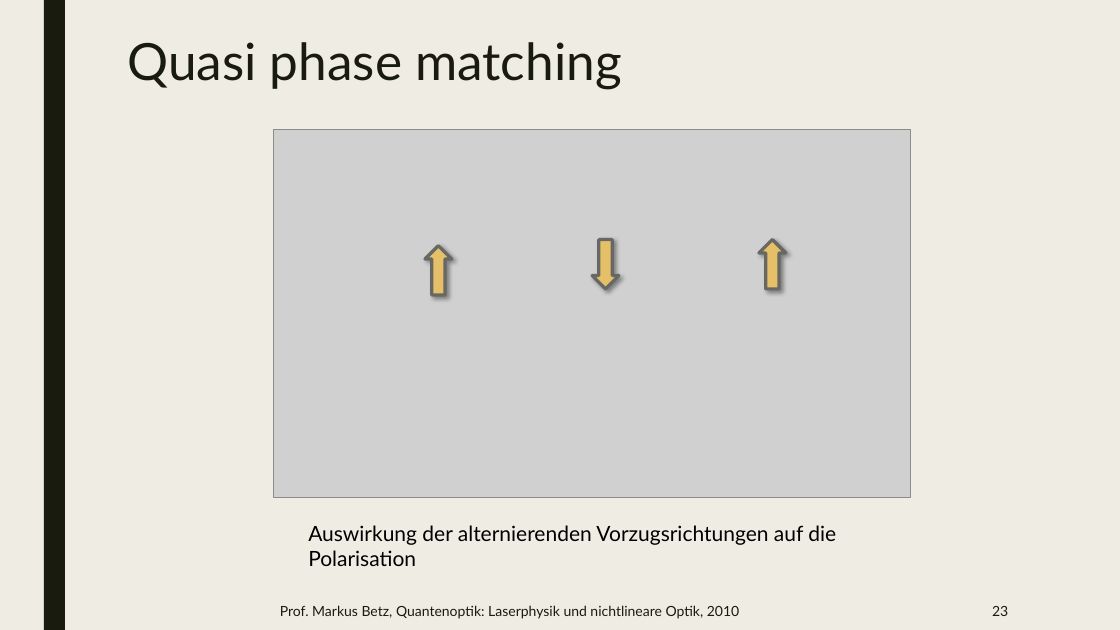
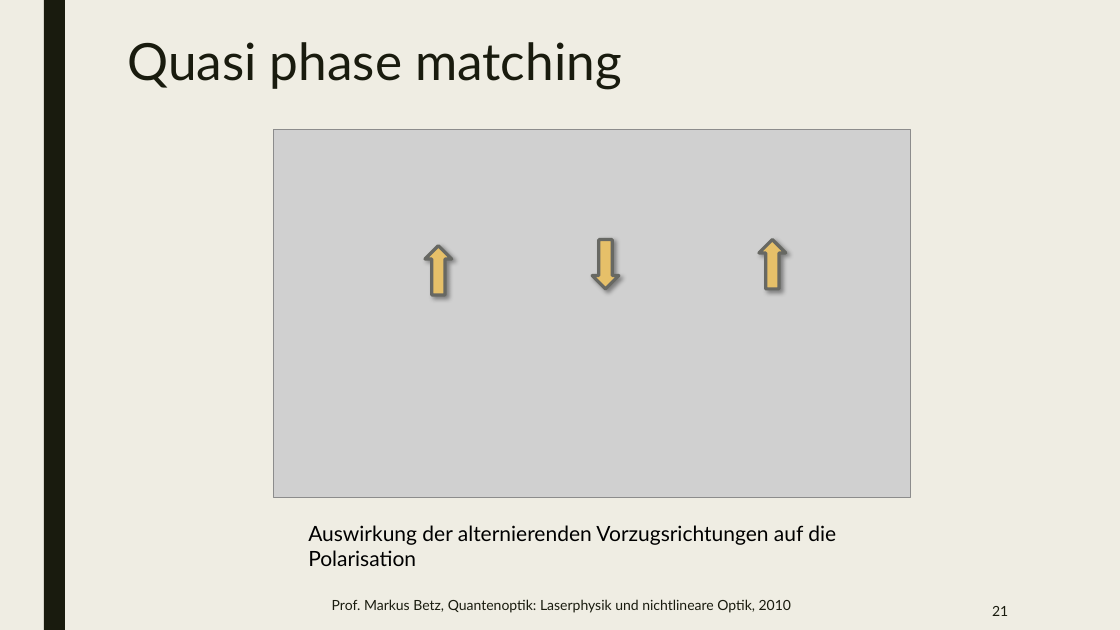
Before and after one commit to beckstev/presentations, a slide deck: slide 21 of nonlinear_optics/non_linear_optics.pptx (slide 23 before the commit). Drawn at 1120x630 pixels with LibreOffice and Linux fonts; fonts in the diff are those of the drawing; grey boxes stand for pictures. Boxes give left, top, right and bottom in pixels: in the first picture for what was removed or moved away, otherwise in the second. Text is boxed around its words. In the diff, an @@ line names an element or a change of style, - is before the commit and + after.

```diff
--- a/nonlinear_optics/non_linear_optics.pptx
+++ b/nonlinear_optics/non_linear_optics.pptx
@@ text "Prof. Markus Betz, Quantenoptik: Laserphysik ...": place and size @@
-text "Prof. Markus Betz, Quantenoptik: Laserphysik ..." at (280,605,739,619)
+text "Prof. Markus Betz, Quantenoptik: Laserphysik ..." at (332,599,791,613)
@@ text "Prof. Markus Betz, Quantenoptik: Laserphysik ..." at (332,599,791,613): alignment left to centre @@
@@ page number at (992,606,1008,616): text changed @@
-23
+21
```
Also in this commit, not shown: 23 other slides changed, 15 slides added, 3 slides removed, 1 other file.
